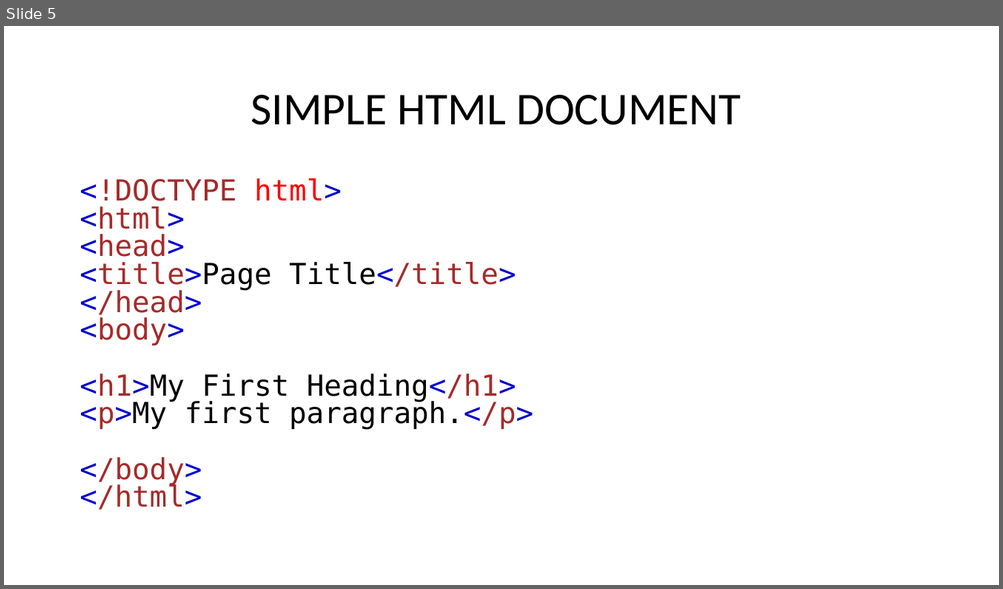
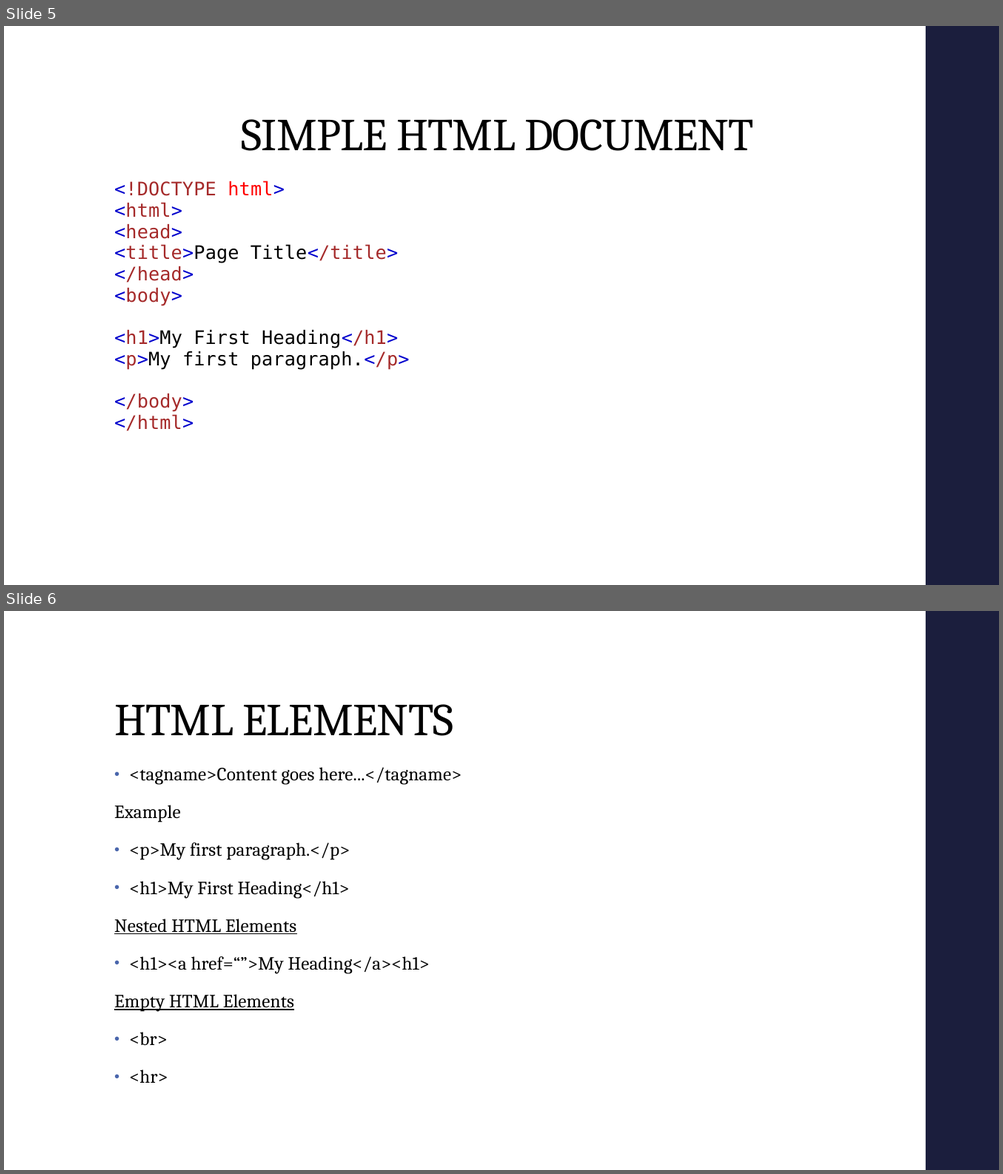
Before and after one commit to lytes20/Andela-LevelUp, a slide deck: Andela LevelUp Introduction.pptx. Shown one above the other, each under a label of ours: slide 5 before the commit, slides 5 and 6 after it. The pictures are 1003x589 and 1003x1174 pixels, drawn with LibreOffice and Linux fonts; fonts in the diff are those of the drawing. Boxes give left, top, right and bottom in pixels: in the first picture for what was removed or moved away, otherwise in the second. Text is boxed around its words. In the diff, an @@ line names an element or a change of style, - is before the commit and + after.

```diff
--- a/Andela LevelUp Introduction.pptx
+++ b/Andela LevelUp Introduction.pptx
@@ slide 6 added at [4, 611, 999, 1170], background #FFFFFF; not listed: 1 template element that a slide beside it also shows @@
@@ title added at [114, 704, 453, 736], 44 pt, text #000000 @@
+HTML ELEMENTS
@@ text added at [114, 767, 461, 1083], 18 pt, text #000000 @@
+• <tagname>Content goes here...</tagname>
+Example
+• <p>My first paragraph.</p>
+• <h1>My First Heading</h1>
+Nested HTML Elements
+• <h1><a href=“”>My Heading</a><h1>
+Empty HTML Elements
+• <br>
+• <hr>
@@ slide 5 changed as well @@
@@ rectangle added at [925, 26, 999, 585], fill #1B1E3E @@
@@ title "SIMPLE HTML DOCUMENT": place and size @@
-title "SIMPLE HTML DOCUMENT" at [250, 95, 740, 125]
+title "SIMPLE HTML DOCUMENT" at [242, 119, 754, 151]
@@ title "SIMPLE HTML DOCUMENT" at [242, 119, 754, 151]: font Calibri to Cambria, letter spacing 0 to -0.5 pt; vertical alignment middle to bottom @@
@@ text "<!DOCTYPE html> <html> <head> <title>Page ...": place and size @@
-text "<!DOCTYPE html> <html> <head> <title>Page ..." at [79, 178, 533, 510]
+text "<!DOCTYPE html> <html> <head> <title>Page ..." at [114, 181, 410, 432]
@@ text "<!DOCTYPE html> <html> <head> <title>Page ..." at [114, 181, 410, 432]: size 28 to 18 pt, letter spacing 0 to 0.1 pt; line spacing 0.8 to 0.95; more space between paragraphs @@
```
Also in this commit, not shown: 3 other slides changed, 3 other slides added, 1 slide removed, 6 other files.
